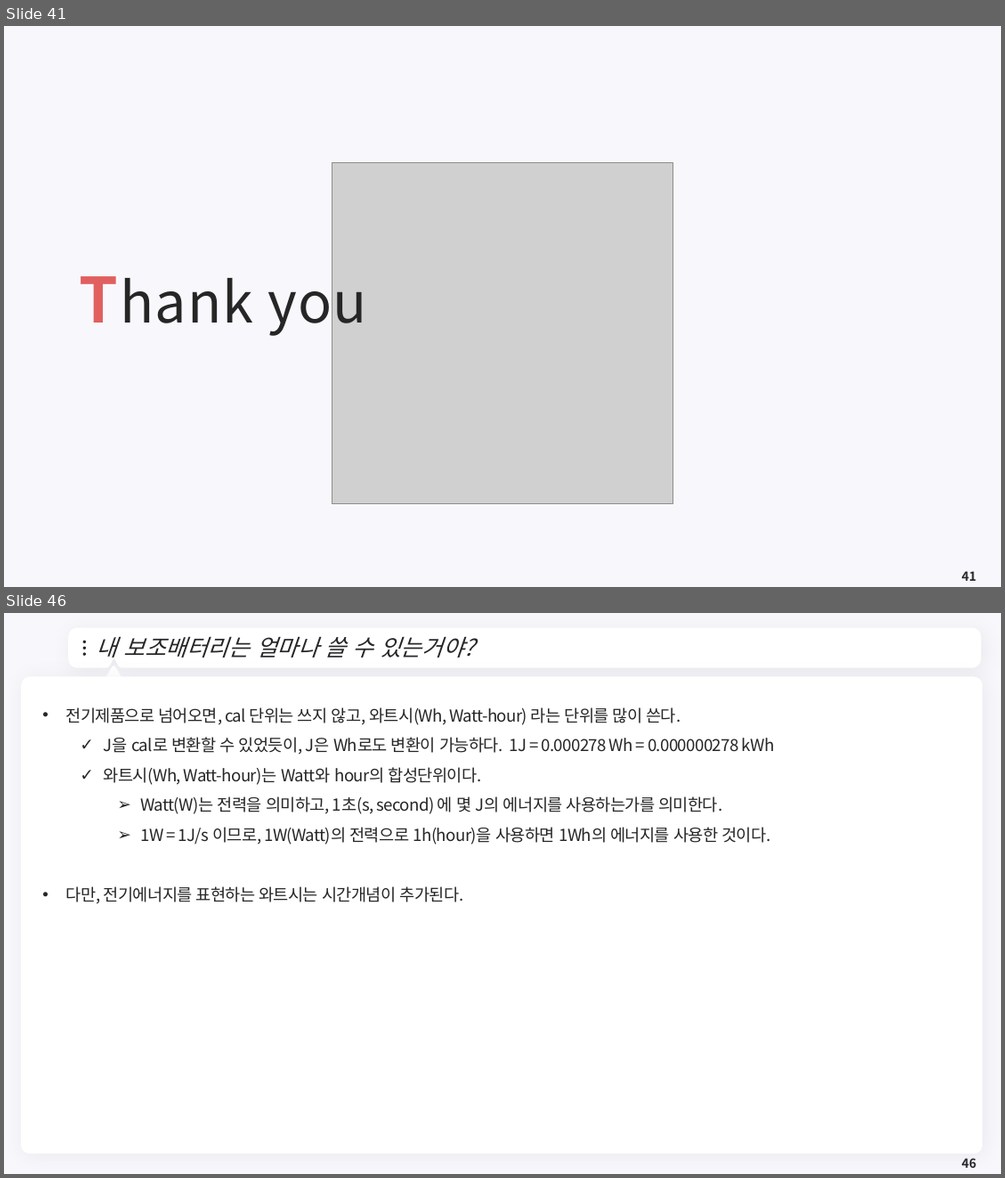
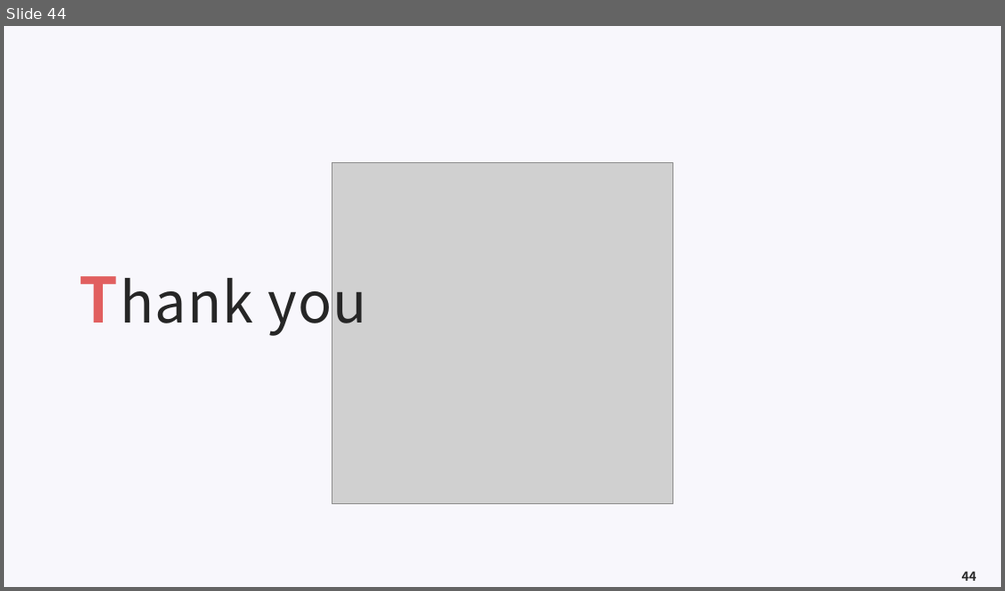
Before and after one commit to meandthey/Teaching, a slide deck: 에너지경제학/자원에너지경제학_Chapter_1.pptx. Shown one above the other, each under a label of ours: slides 41 and 46 before the commit, slide 44 after it; the slides between them are not shown. The pictures are 1005x1178 and 1005x591 pixels, drawn with LibreOffice and Linux fonts; fonts in the diff are those of the drawing; grey boxes stand for pictures; background and template pictures are left out. Boxes give left, top, right and bottom in pixels: in the first picture for what was removed or moved away, otherwise in the second. Text is boxed around its words. In the diff, an @@ line names an element or a change of style, - is before the commit and + after.

```diff
--- a/에너지경제학/자원에너지경제학_Chapter_1.pptx
+++ b/에너지경제학/자원에너지경제학_Chapter_1.pptx
@@ slide 46 removed at [4,613,1001,1174], background #F8F7FC @@
@@ freeform shape removed at [72,632,978,665] @@
@@ title removed at [97,636,474,657] @@
-내 보조배터리는 얼마나 쓸 수 있는거야?
@@ ellipse removed at [83,641,86,643] @@
@@ ellipse removed at [83,647,86,649] @@
@@ ellipse removed at [83,653,86,656] @@
@@ freeform shape removed at [957,643,966,654] @@
@@ rounded rectangle removed at [21,676,983,1153] @@
@@ triangle removed at [105,667,122,682] @@
@@ text removed at [66,707,775,904] @@
-• 전기제품으로 넘어오면, cal 단위는 쓰지 않고, 와트시(Wh, Watt-hour) 라는 단위를 많이 쓴다.
-  ✓ J을 cal로 변환할 수 있었듯이, J은 Wh로도 변환이 가능하다. 1J = 0.000278 Wh = 0.000000278 kWh
-  ✓ 와트시(Wh, Watt-hour)는 Watt와 hour의 합성단위이다.
-    ➢ Watt(W)는 전력을 의미하고, 1초(s, second) 에 몇 J의 에너지를 사용하는가를 의미한다.
-    ➢ 1W = 1J/s 이므로, 1W(Watt)의 전력으로 1h(hour)을 사용하면 1Wh의 에너지를 사용한 것이다.
-• 다만, 전기에너지를 표현하는 와트시는 시간개념이 추가된다.
@@ page number removed at [962,1158,976,1167] @@
-46
@@ what was slide 41 is now slide 44 @@
@@ page number at [962,571,976,580]: text changed @@
-41
+44
```
Also in this commit, not shown: 2 slides changed, 3 slides added, 5 other slides removed, 7 other files.
